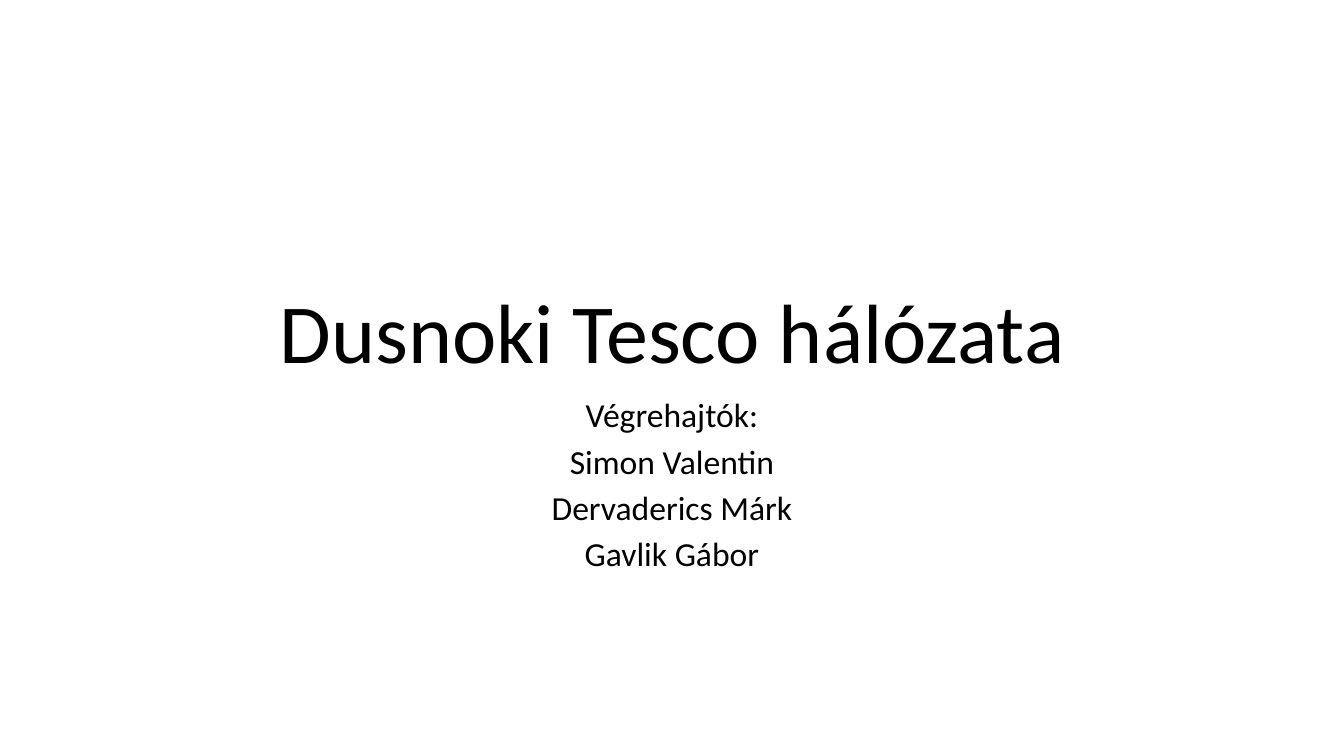
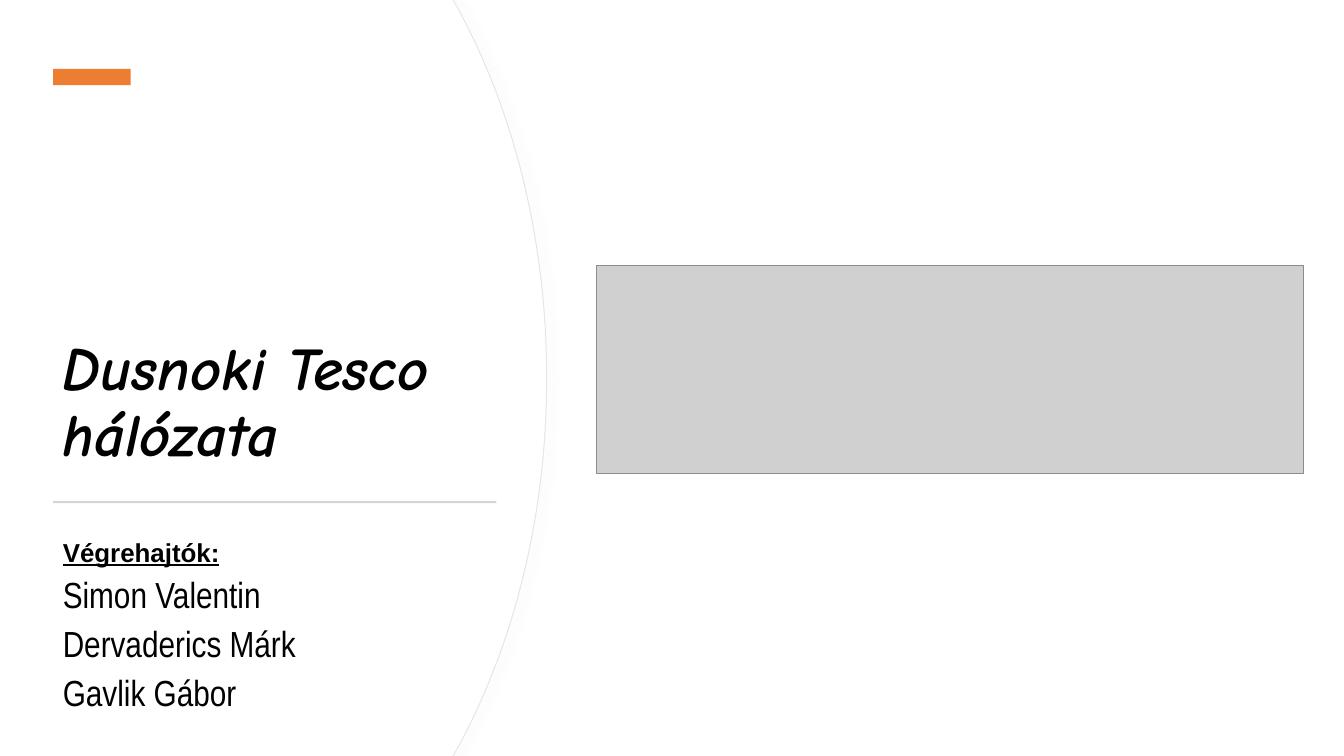
Before and after one commit to Valentin0216/tesco_halozat, a slide deck: slide 1 of dusnokli tesco halozat.pptx. Drawn at 1344x756 pixels with LibreOffice and Linux fonts; fonts in the diff are those of the drawing; grey boxes stand for pictures. Boxes give left, top, right and bottom in pixels: in the first picture for what was removed or moved away, otherwise in the second. Text is boxed around its words. In the diff, an @@ line names an element or a change of style, - is before the commit and + after.

```diff
--- a/dusnokli tesco halozat.pptx
+++ b/dusnokli tesco halozat.pptx
@@ freeform shape added at (0,0,546,756), fill #FFFFFF, outline #E6E6E6 0.75 pt @@
@@ freeform shape added at (0,0,545,756), fill #FFFFFF @@
@@ rectangle added at (53,69,131,85), fill #ED7D31 @@
@@ picture added at (597,265,1304,474) @@
@@ title "Dusnoki Tesco hálózata": place and size @@
-title "Dusnoki Tesco hálózata" at (279,304,1064,364)
+title "Dusnoki Tesco hálózata" at (63,348,428,457)
@@ title "Dusnoki Tesco hálózata" at (63,348,428,457): size 60 to 43.2 pt, font Calibri to Comic Neue, bold on, italic on; alignment centre to left @@
@@ rectangle added at (53,501,497,503), fill #D5D5D5 @@
@@ subtitle "Végrehajtók:": place and size @@
-subtitle "Végrehajtók:" at (552,403,792,567)
+subtitle "Végrehajtók:" at (63,543,296,707)
@@ subtitle "Végrehajtók:" at (63,543,296,707): size 24 to 18.5 pt, font Calibri to Arial, bold on, underline on in "Végrehajtók:"; size 24 to 25.9 pt, font Calibri to Arial Narrow in "Simon Valentin", "Dervaderics Márk", "Gavlik Gábor"; alignment centre to left @@
```
Also in this commit, not shown: 2 other slides changed, 9 slides added.
